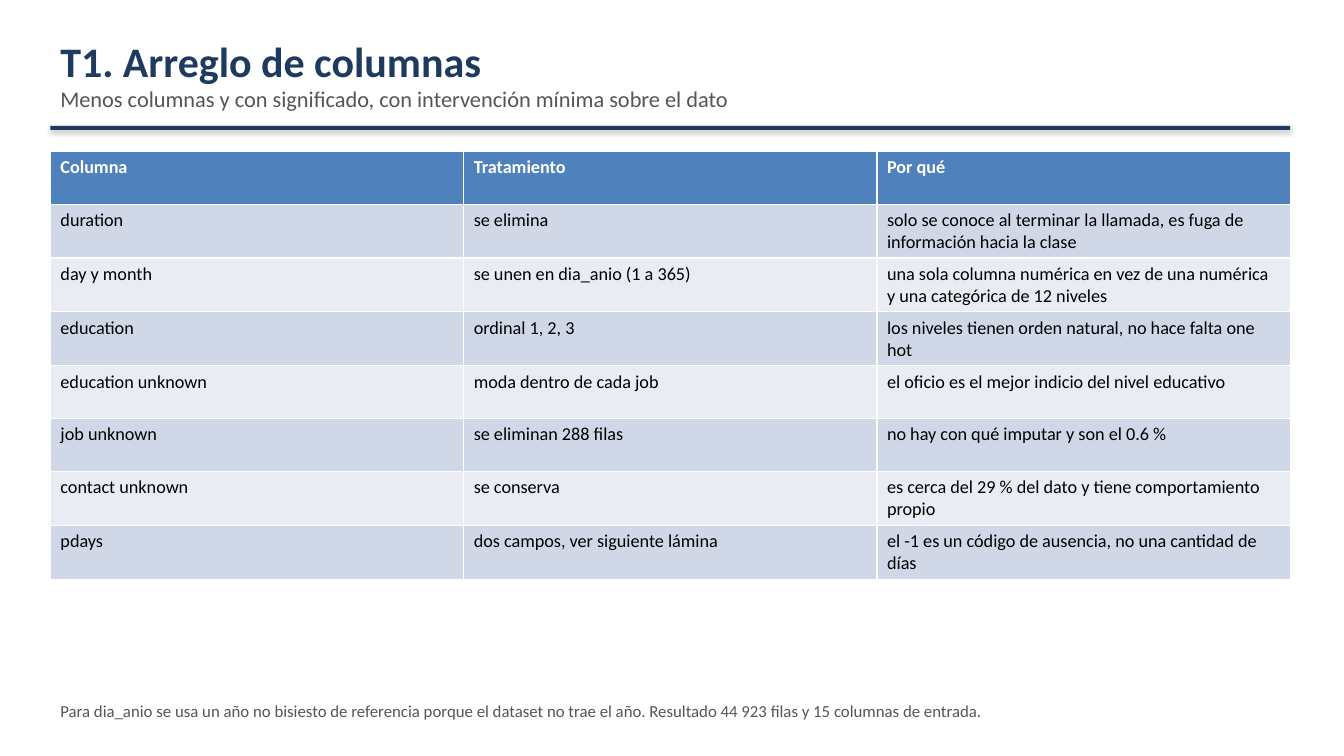
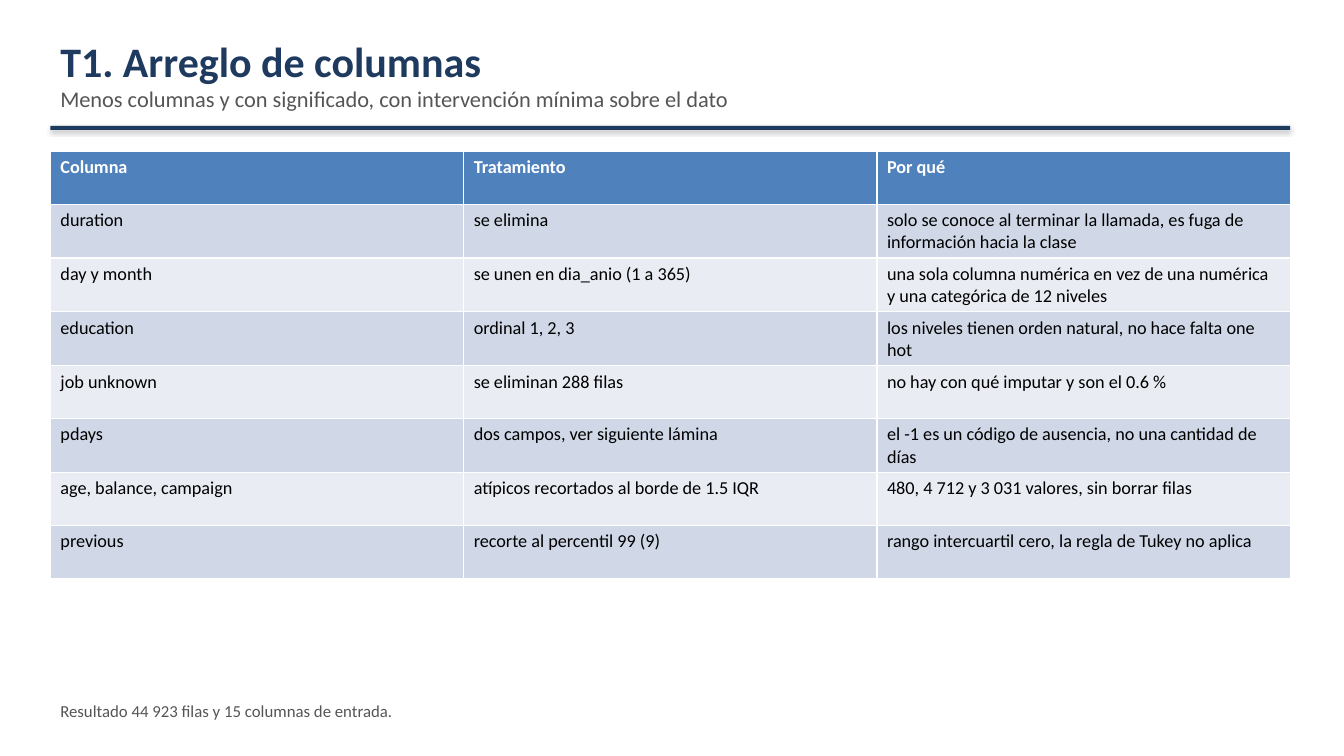
Before and after one commit to Checho019/maestria-inteligencia-computacional, a slide deck: slide 5 of Exposicion Bank/exposicion_bank.pptx (slide 7 before the commit). Drawn at 1344x756 pixels with LibreOffice and Linux fonts; fonts in the diff are those of the drawing. Boxes give left, top, right and bottom in pixels: in the first picture for what was removed or moved away, otherwise in the second. Text is boxed around its words. In the diff, an @@ line names an element or a change of style, - is before the commit and + after.

Commit message:
Exposicion Bank: resultados de Classification Learner y presentacion recortada a diez laminas

```diff
--- a/Exposicion Bank/exposicion_bank.pptx
+++ b/Exposicion Bank/exposicion_bank.pptx
@@ table at (50,151,1291,575) @@
-row 5: education unknown | moda dentro de cada job | el oficio es el mejor indicio del nivel educativo
-row 7: contact unknown | se conserva | es cerca del 29 % del dato y tiene comportamiento propio
+row 7: age, balance, campaign | atípicos recortados al borde de 1.5 IQR | 480, 4 712 y 3 031 valores, sin borrar filas
+row 8: previous | recorte al percentil 99 (9) | rango intercuartil cero, la regla de Tukey no aplica
@@ text at (60,705,392,720): text changed @@
-Para dia_anio se usa un año no bisiesto de referencia porque el dataset no trae el año. Resultado 44 923 filas y 15 columnas de entrada.
+Resultado 44 923 filas y 15 columnas de entrada.
```
Also in this commit, not shown: 7 other slides changed, 1 slide added, 6 slides removed, 3 other files.
